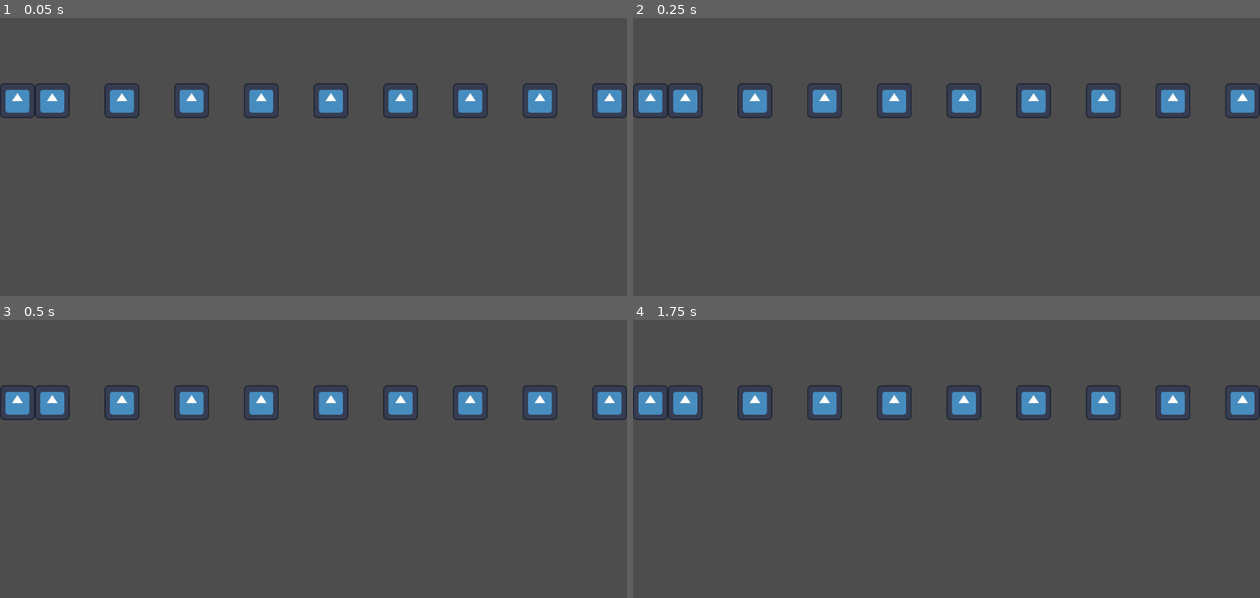
Above: before the commit, frames 1-4 (two rows, left to right).
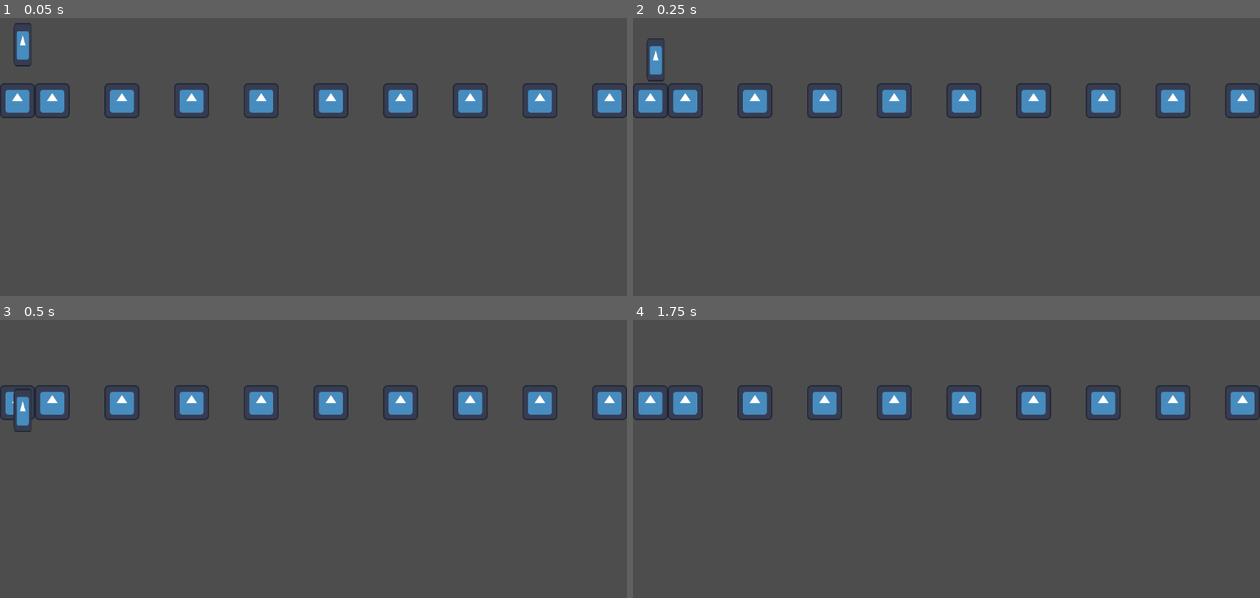
Above: after the commit, the same moments.

Repository: jackrichards-hub/ASSESSMENT
Game: Godot game, scene res://Scenes/level_1.tscn
The game is run twice, just before and just after one commit, with the same random seed, the same clock (stepped at 60 frames per second) and the same inputs. The engine's default icon, where the game draws it, is replaced by a stand-in: a white triangle on a blue panel in a dark square.
Inputs:
- Up to frame 1 (0.05 s): no input
- Up to frame 2 (0.25 s): no input
- Up to frame 3 (0.5 s): no input
- Up to frame 4 (1.75 s): tap Enter (ui_accept) at 0.5, 0.6, 0.77, 1.07, 1.25, 1.35, 1.52 s; hold Right (ui_right) from 0.53 s (still down)

The runs differ from the first frame. In frame 1, 0.3% of the frame differs, in the area x 2-6%, y 1-18%; in frame 2, 0.3%, in the area x 2-6%, y 7-23%; in frame 3, 0.2%; in frame 4, nothing differs.

Commit message:
Added player and player script

Diff:
--- a/assessment-for-year-12/Scenes/level_1.tscn
+++ b/assessment-for-year-12/Scenes/level_1.tscn
@@ -1,6 +1,8 @@
 [gd_scene format=4 uid="uid://dogrnujfdfeju"]
 
 [ext_resource type="Texture2D" uid="uid://1wq6fbqvr71j" path="res://icon.svg" id="1_vk57k"]
+[ext_resource type="PackedScene" uid="uid://jrk3tr2k7wke" path="res://Sprites/player.tscn" id="2_8ffim"]
+[ext_resource type="Script" uid="uid://5xvylk7bl2os" path="res://Sprites/player.gd" id="3_xfk5q"]
 
 [sub_resource type="TileSetAtlasSource" id="TileSetAtlasSource_8ffim"]
 texture = ExtResource("1_vk57k")
@@ -80,3 +82,7 @@
 scale = Vector2(0.5, 0.5)
 tile_map_data = PackedByteArray("AAABAAQAAAAAAAAAAAADAAQAAAAAAAAAAAAFAAQAAAAAAAAAAAAHAAQAAAAAAAAAAAAJAAQAAAAAAAAAAAALAAQAAAAAAAAAAAANAAQAAAAAAAAAAAAPAAQAAAAAAAAAAAARAAQAAAAAAAAAAAAAAAQAAAAAAAAAAAA=")
 tile_set = SubResource("TileSet_xfk5q")
+
+[node name="Player" parent="." unique_id=448143370 instance=ExtResource("2_8ffim")]
+position = Vector2(42, 184)
+script = ExtResource("3_xfk5q")
--- a/assessment-for-year-12/Scenes/player.tscn
+++ /dev/null
@@ -1,11 +0,0 @@
-[gd_scene format=3 uid="uid://jrk3tr2k7wke"]
-
-[ext_resource type="Texture2D" uid="uid://1wq6fbqvr71j" path="res://icon.svg" id="1_v0iea"]
-
-[node name="Player" type="CharacterBody2D" unique_id=448143370]
-
-[node name="Sprite2D" type="Sprite2D" parent="." unique_id=1733605195]
-position = Vector2(7.6293945e-06, 0)
-scale = Vector2(0.2578125, 1)
-texture = ExtResource("1_v0iea")
-metadata/_edit_group_ = true
--- /dev/null
+++ b/assessment-for-year-12/Sprites/player.gd
@@ -0,0 +1,25 @@
+extends CharacterBody2D
+
+
+const SPEED = 300.0
+const JUMP_VELOCITY = -400.0
+
+
+func _physics_process(delta: float) -> void:
+	# Add the gravity.
+	if not is_on_floor():
+		velocity += get_gravity() * delta
+
+	# Handle jump.
+	if Input.is_action_just_pressed("ui_accept") and is_on_floor():
+		velocity.y = JUMP_VELOCITY
+
+	# Get the input direction and handle the movement/deceleration.
+	# As good practice, you should replace UI actions with custom gameplay actions.
+	var direction := Input.get_axis("ui_left", "ui_right")
+	if direction:
+		velocity.x = direction * SPEED
+	else:
+		velocity.x = move_toward(velocity.x, 0, SPEED)
+
+	move_and_slide()
--- /dev/null
+++ b/assessment-for-year-12/Sprites/player.tscn
@@ -0,0 +1,20 @@
+[gd_scene format=3 uid="uid://jrk3tr2k7wke"]
+
+[ext_resource type="Texture2D" uid="uid://1wq6fbqvr71j" path="res://icon.svg" id="1_743eh"]
+
+[sub_resource type="RectangleShape2D" id="RectangleShape2D_bmk3q"]
+size = Vector2(126.0308, 128)
+
+[node name="Player" type="CharacterBody2D" unique_id=448143370]
+metadata/_edit_group_ = true
+
+[node name="Sprite2D" type="Sprite2D" parent="." unique_id=1733605195]
+position = Vector2(-0.24999607, -9.536743e-07)
+scale = Vector2(0.2539062, 0.62499994)
+texture = ExtResource("1_743eh")
+metadata/_edit_group_ = true
+
+[node name="CollisionShape2D" type="CollisionShape2D" parent="Sprite2D" unique_id=737876273]
+position = Vector2(0.9845999, 0)
+scale = Vector2(0.9999998, 0.9999999)
+shape = SubResource("RectangleShape2D_bmk3q")
Not shown, added: assessment-for-year-12/Sprites/player.gd.uid
